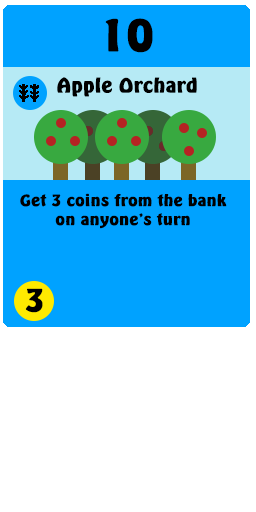
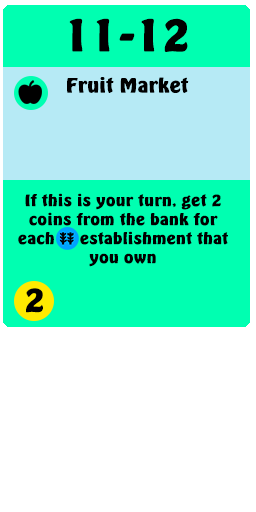
Layer changes from the first 256 x 512 image to the second:
painted on "CoinAmt" over bbox(25, 288, 43, 313)
added layer "icon_wheat" (1st of 2) above "Desc" over bbox(56, 227, 79, 250)
painted on "Desc" over bbox(18, 193, 228, 267)
removed layer "icon_farm" over bbox(19, 84, 39, 102)
removed layer "icon_title" over bbox(13, 76, 47, 110)
added layer "icon_fruit" above "icon_factory" over bbox(14, 76, 48, 110)
painted on "Title" over bbox(57, 77, 197, 97)
painted on "DiceNum" over bbox(69, 18, 188, 53)
added layer "green_top_bg" above "green_bottom_bg" over bbox(3, 5, 250, 67)
added layer "green_bottom_bg" above "blue_top_bg" over bbox(3, 180, 250, 327)
hid "blue_top_bg" over bbox(3, 5, 250, 67)
hid "blue_bottom_bg" over bbox(3, 180, 250, 327)
hid "bg_orchard" over bbox(34, 110, 216, 182)
